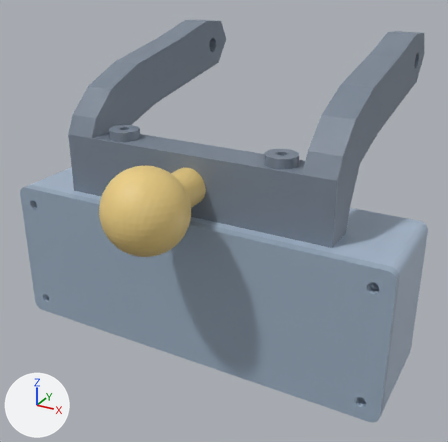
Renders of the glTF model mechanical/tracer900_2018/output/assembly_DRAFT.glb from each side of a commit.
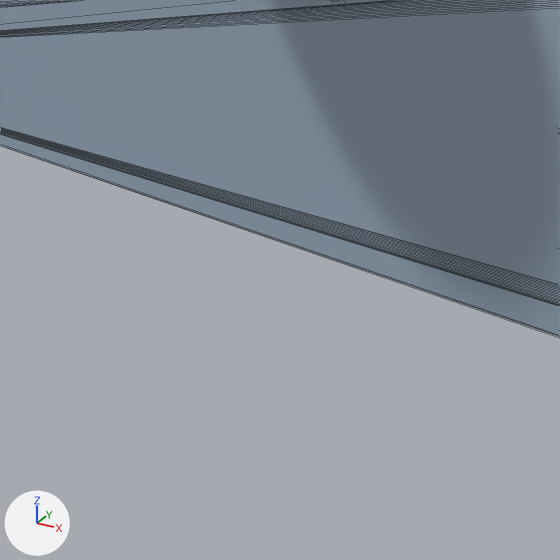
Each version appears first whole from a 50 mm lens placed at (0.0959, -0.1639, 0.0669), pointed at (-0.002, 0.0141, -0.0221), and next in a close-up on the part from 25% to 58% of the width and 67% to 100% of the height. Every picture has the same lights, and +X, +Y and +Z are marked at lower left. The first two pictures are the older version. The close-ups show mesh edges as thin lines.

Names of what the first close-up shows: 'lid'.
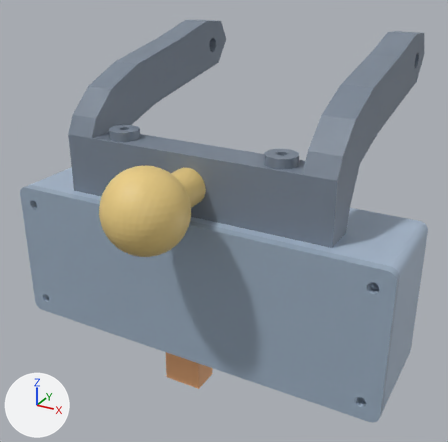
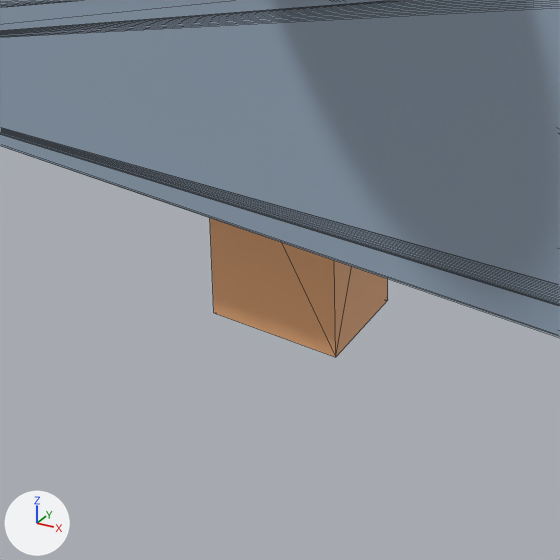
Commit message: Add rear USB-C cable access to Tracer enclosure draft

What differs and where, as boxes (x1, y1, x2, y2) in the close-ups (560 x 560 px):
'usb_plug_envelope_reference', added (brown)
    after: (210, 218, 388, 357)

Edits to the bpy script that builds the scene:
```text
Add mat_defaultmaterial_005:
    mat_defaultmaterial_005 = bpy.data.materials.new('DefaultMaterial.005')
    mat_defaultmaterial_005.use_nodes = True; mat_defaultmaterial_005.node_tree.nodes.clear()
    _N = mat_defaultmaterial_005.node_tree.nodes; _L = mat_defaultmaterial_005.node_tree.links
    n0 = _N.new('ShaderNodeOutputMaterial'); n0.name = 'Material Output'
    n1 = _N.new('ShaderNodeBsdfPrincipled'); n1.name = 'Principled BSDF'
    n2 = _N.new('ShaderNodeVertexColor'); n2.name = 'Color Attribute'
    _L.new(n1.outputs[0], n0.inputs[0])  # 'BSDF' to 'Surface'
    _L.new(n2.outputs[0], n1.inputs[0])  # 'Color' to 'Base Color'
Add me_usb_plug_envelope_reference:
    me_usb_plug_envelope_reference.from_pydata(...)  # a box spanning x -0.0143..-0.0003, y -0.008..0.002, z -0.08..-0.053
    me_usb_plug_envelope_reference.materials.append(mat_defaultmaterial_005)
Add ob_usb_plug_envelope_reference:
    ob_usb_plug_envelope_reference = bpy.data.objects.new('usb_plug_envelope_reference', me_usb_plug_envelope_reference)
    ob_usb_plug_envelope_reference.location = (0.0, 0.0, 0.0)
```
